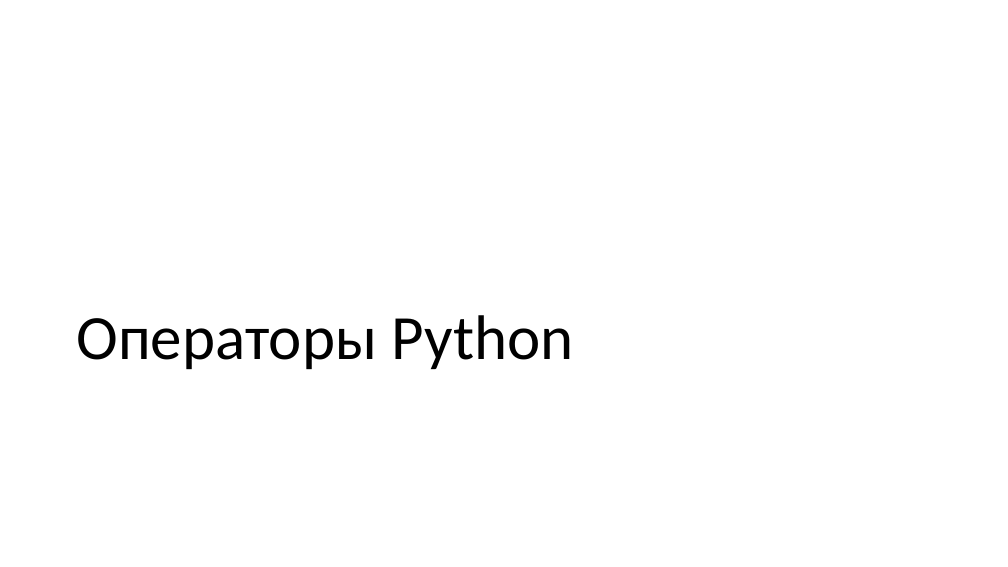
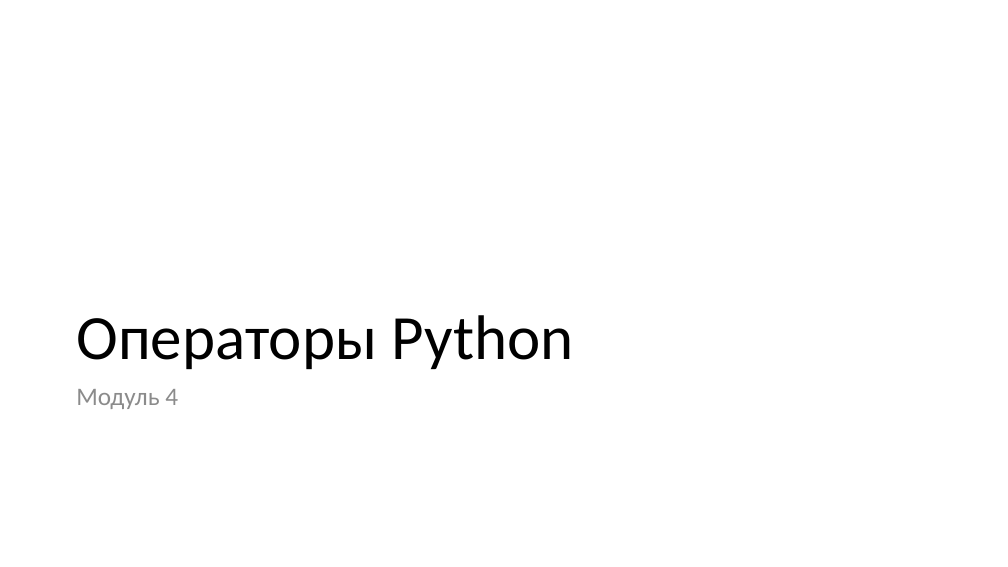
Before and after one commit to paveltsytovich/telegram-course, a slide deck: slide 64 of Presentation/Основы алгоритмизации и программирования.pptx. Drawn at 1008x567 pixels with LibreOffice and Linux fonts; fonts in the diff are those of the drawing. Boxes give left, top, right and bottom in pixels: in the first picture for what was removed or moved away, otherwise in the second. Text is boxed around its words. In the diff, an @@ line names an element or a change of style, - is before the commit and + after.

Commit message:
Операторы - отдельный модуль

```diff
--- a/Presentation/Основы алгоритмизации и программирования.pptx
+++ b/Presentation/Основы алгоритмизации и программирования.pptx
@@ text added at (76, 389, 178, 409), 24 pt, text #8C8C8C @@
+Модуль 4
```
